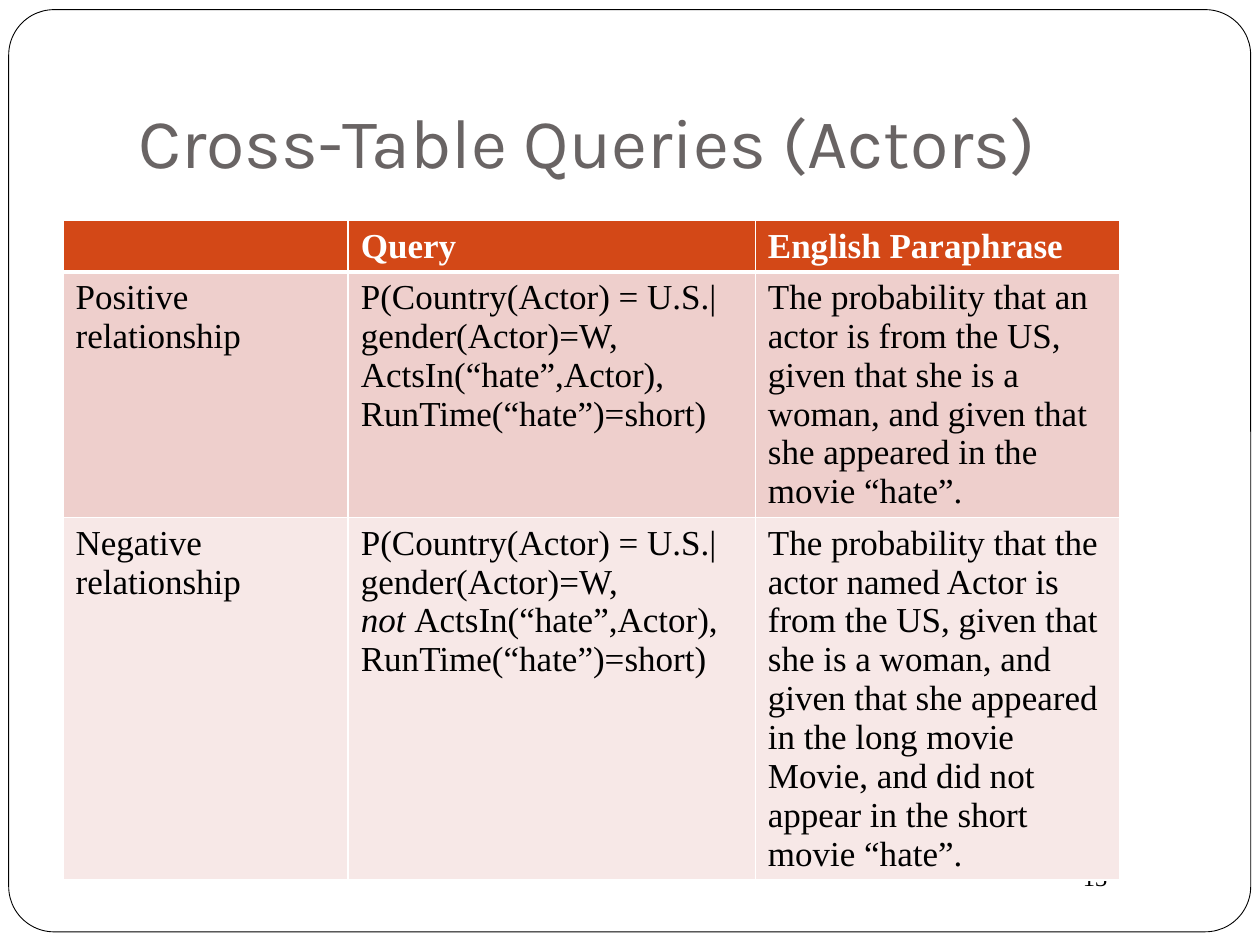
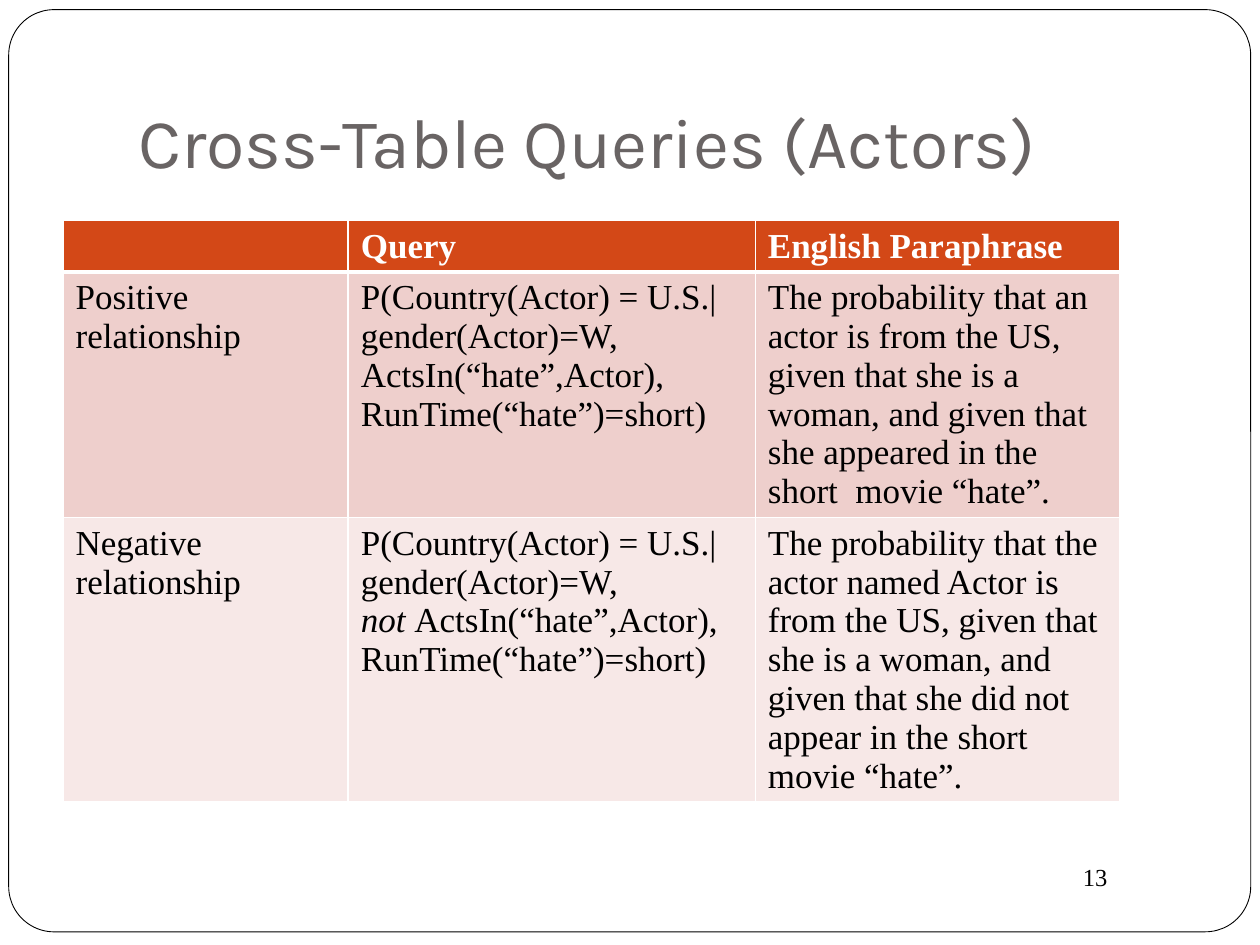
Before and after one commit to oschulte/srl-tutorial-slides, a slide deck: slide 13 of ch0-example-queries.pptx. Drawn at 1260x945 pixels with LibreOffice and Linux fonts; fonts in the diff are those of the drawing. Boxes give left, top, right and bottom in pixels: in the first picture for what was removed or moved away, otherwise in the second. Text is boxed around its words. In the diff, an @@ line names an element or a change of style, - is before the commit and + after.

```diff
--- a/ch0-example-queries.pptx
+++ b/ch0-example-queries.pptx
@@ table at bbox=[63, 220, 1119, 793] @@
-row 2, column 3: The probability that an actor is from the US, given that she is a woman, and given that she appeared in the movie “hate”.
+row 2, column 3: The probability that an actor is from the US, given that she is a woman, and given that she appeared in the short movie “hate”.
-row 3, column 3: The probability that the actor named Actor is from the US, given that she is a woman, and given that she appeared in the long movie Movie, and did not appear in the short movie “hate”.
+row 3, column 3: The probability that the actor named Actor is from the US, given that she is a woman, and given that she did not appear in the short movie “hate”.
```
Also in this commit, not shown: 3 other slides changed, 1 other file.
